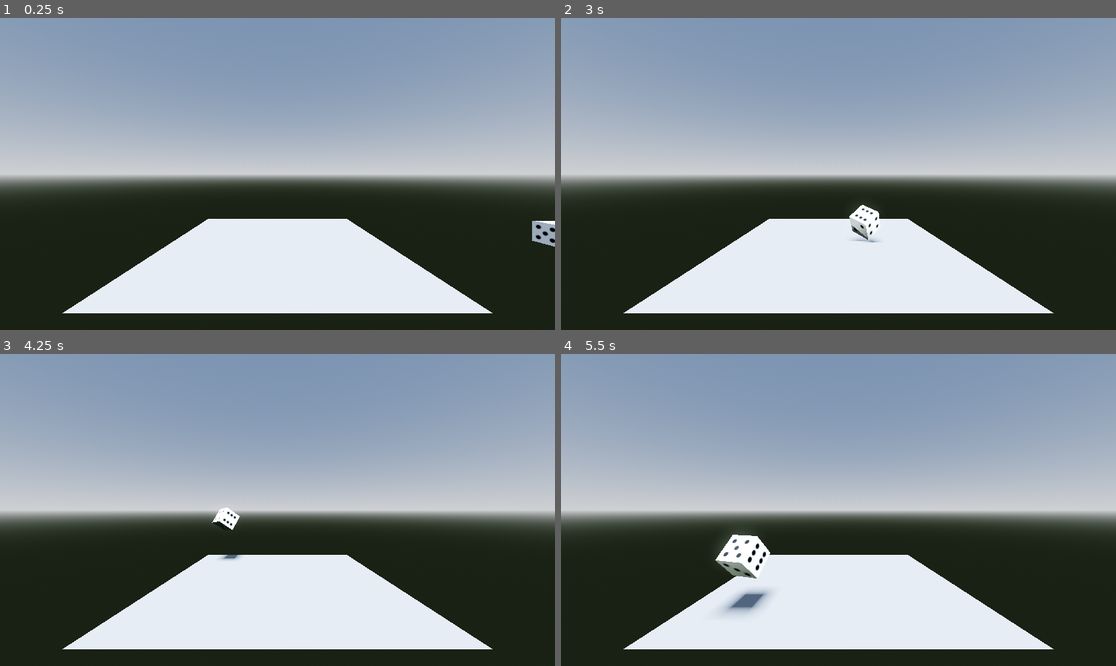
Above: before the commit, frames 1-4 (two rows, left to right).
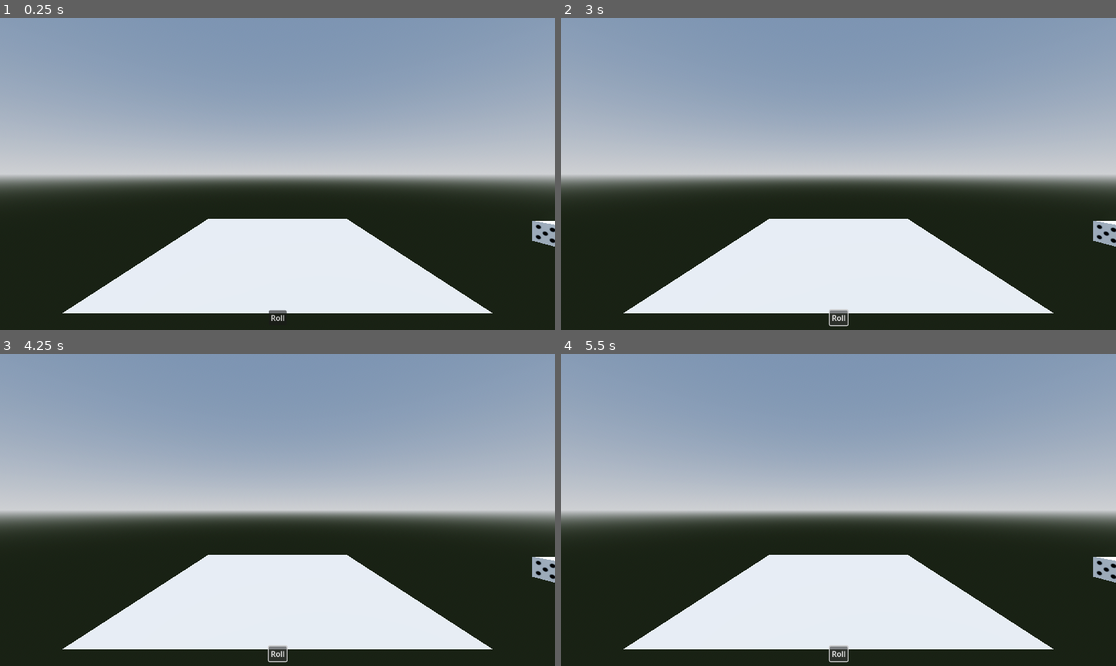
Above: after the commit, the same moments.

Repository: danbulant/programovani-kostky
Game: Godot game, scene res://main.tscn
The game is run twice, just before and just after one commit, with the same random seed, the same clock (stepped at 60 frames per second) and the same inputs.
Inputs (mouse positions are in pixels of both pictures, inside the frame that each line leads up to):
- Up to frame 1 (0.25 s): no input
- Up to frame 2 (3 s): click (838, 317) at 0.5 s, where only the run after the commit has a clickable "Roll"; click (838, 317) at 1.25 s, where only the run after the commit has a clickable "Roll"; click (838, 317) at 2 s, where only the run after the commit has a clickable "Roll"; tap Enter (ui_accept) at 2.75 s; hold Enter (ui_accept) from 2.78 s (still down)
- Up to frame 3 (4.25 s): release Enter (ui_accept) at 3.53 s; tap Enter (ui_accept) at 3.6, 3.77, 4.07 s
- Up to frame 4 (5.5 s): hold Enter (ui_accept) 4.28-5.03 s; tap Enter (ui_accept) at 5.1, 5.27 s

The runs differ from the first frame. In frame 1, less than 0.1% of the frame differs, in the area x 48-52%, y 93-98%; in frame 2, 0.8%; in frame 3, 0.7%; in frame 4, 1.8%, in the area x 27-100%, y 57-99%.

Commit message:
progress

Diff:
--- a/dice.gd
+++ b/dice.gd
@@ -4,7 +4,9 @@
 @export var start_marker: Marker3D
 
 func random_throw() -> void:
-	global_position = start_marker.global_transform.origin
+	var position_variation = .01
+	var position_jitter = Vector3(randf_range(-position_variation, position_variation), randf_range(-position_variation, position_variation), randf_range(-position_variation, position_variation))
+	global_position = start_marker.global_transform.origin + position_jitter
 	linear_velocity = Vector3(0, 0, 0)
 	angular_velocity = Vector3(0, 0, 0)
 	var lateral_variation = .04
--- a/main.gd
+++ b/main.gd
@@ -1,16 +1,40 @@
 extends Node3D
 
-@onready var dice: Dice = $dice1
+@onready var dice1: Dice = $dice1
+@onready var dice2: Dice = $dice2
+@onready var camera: Camera3D = $Camera3D
+@onready var camera_start: Marker3D = $CameraPositionDefault
+@onready var ui: Ui = $Ui
+
+enum GameState {
+	START,
+	THROWING_START,
+	THROWING,
+	THROWN
+}
+
+var state: GameState = GameState.START
 
 func _ready() -> void:
 	pass
 
 func _process(_delta: float) -> void:
-	pass
+	if (!dice1.can_be_thrown() or !dice2.can_be_thrown()) and state == GameState.THROWING_START:
+		state = GameState.THROWING
+	if dice1.can_be_thrown() and dice2.can_be_thrown() and state == GameState.THROWING:
+		state = GameState.THROWN
+		var avg_position = (dice1.global_transform.origin + dice2.global_transform.origin) / 2
+		var diff = dice1.global_position - dice2.global_position
+		camera.global_position = avg_position + Vector3.UP * (diff.length())
+		camera.look_at(avg_position, Vector3.FORWARD)
 
-func _unhandled_input(event: InputEvent) -> void:
-	if event.is_action_pressed("ui_accept"):
-		dice.random_throw()
+func throw_dice() -> void:
+	if dice1.can_be_thrown() and dice2.can_be_thrown():
+		dice1.random_throw()
+		dice2.random_throw()
+		state = GameState.THROWING_START
+		reset_camera()
 
-func _on_dice_1_sleeping_state_changed() -> void:
-	pass
+func reset_camera() -> void:
+	camera.global_transform.origin = camera_start.global_transform.origin
+	camera.global_transform.basis = camera_start.global_transform.basis
--- a/main.tscn
+++ b/main.tscn
@@ -1,8 +1,9 @@
-[gd_scene load_steps=13 format=3 uid="uid://bxphc5t7er28i"]
+[gd_scene load_steps=14 format=3 uid="uid://bxphc5t7er28i"]
 
 [ext_resource type="Script" path="res://main.gd" id="1_h1pkq"]
 [ext_resource type="ArrayMesh" uid="uid://6ygsl6phockr" path="res://dice.res" id="1_qesf4"]
 [ext_resource type="Script" path="res://dice.gd" id="2_jh75e"]
+[ext_resource type="PackedScene" uid="uid://c8jkqtbqtg7ub" path="res://ui.tscn" id="4_80via"]
 
 [sub_resource type="PhysicsMaterial" id="PhysicsMaterial_kmncl"]
 bounce = 0.06
@@ -42,7 +43,7 @@
 script = ExtResource("1_h1pkq")
 
 [node name="dice1" type="RigidBody3D" parent="." node_paths=PackedStringArray("start_marker")]
-transform = Transform3D(1, 0, 0, 0, 1, 0, 0, 0, 1, 1.31759, 0.217006, 0.0105869)
+transform = Transform3D(1, 0, 0, 0, 1, 0, 0, 0, 1, 1.57225, 0.217006, 0.0105869)
 mass = 0.1
 physics_material_override = SubResource("PhysicsMaterial_kmncl")
 continuous_cd = true
@@ -55,6 +56,22 @@
 skeleton = NodePath("../..")
 
 [node name="CollisionShape3D" type="CollisionShape3D" parent="dice1"]
+shape = SubResource("BoxShape3D_jujds")
+
+[node name="dice2" type="RigidBody3D" parent="." node_paths=PackedStringArray("start_marker")]
+transform = Transform3D(1, 0, 0, 0, 1, 0, 0, 0, 1, 1.31759, 0.217006, 0.0105869)
+mass = 0.1
+physics_material_override = SubResource("PhysicsMaterial_kmncl")
+continuous_cd = true
+script = ExtResource("2_jh75e")
+start_marker = NodePath("../DiceThrowStart")
+
+[node name="MeshInstance3D" type="MeshInstance3D" parent="dice2"]
+transform = Transform3D(0.05, 0, 0, 0, 0.05, 0, 0, 0, 0.05, 0, 0, 0)
+mesh = ExtResource("1_qesf4")
+skeleton = NodePath("../..")
+
+[node name="CollisionShape3D" type="CollisionShape3D" parent="dice2"]
 shape = SubResource("BoxShape3D_jujds")
 
 [node name="CSGMesh3D" type="CSGMesh3D" parent="."]
@@ -99,6 +116,9 @@
 current = true
 near = 0.003
 
+[node name="CameraPositionDefault" type="Marker3D" parent="."]
+transform = Transform3D(1, 0, 0, 0, 1, 0, 0, 0, 1, 0, 0.323323, 0.972071)
+
 [node name="WorldEnvironment" type="WorldEnvironment" parent="."]
 environment = SubResource("Environment_rm3d5")
 camera_attributes = SubResource("CameraAttributesPractical_i6kyw")
@@ -106,8 +126,9 @@
 [node name="DirectionalLight3D" type="DirectionalLight3D" parent="."]
 transform = Transform3D(1, 0, 0, 0, 0.751874, 0.659306, 0, -0.659306, 0.751874, 0, 1.52296, 0)
 shadow_enabled = true
+directional_shadow_max_distance = 10.0
 
 [node name="DiceThrowStart" type="Marker3D" parent="."]
 transform = Transform3D(1, 0, 0, 0, 1, 0, 0, 0, 1, 0.408271, 0.326392, 0)
 
-[connection signal="sleeping_state_changed" from="dice1" to="." method="_on_dice_1_sleeping_state_changed"]
+[node name="Ui" parent="." instance=ExtResource("4_80via")]
--- /dev/null
+++ b/ui.gd
@@ -0,0 +1,8 @@
+extends Control
+
+class_name Ui
+
+signal roll_pressed
+
+func _on_roll_button_pressed() -> void:
+	roll_pressed.emit()
--- /dev/null
+++ b/ui.tscn
@@ -0,0 +1,39 @@
+[gd_scene load_steps=4 format=3 uid="uid://c8jkqtbqtg7ub"]
+
+[ext_resource type="Script" path="res://ui.gd" id="1_qipxr"]
+
+[sub_resource type="InputEventKey" id="InputEventKey_6n7ot"]
+device = -1
+keycode = 32
+unicode = 32
+
+[sub_resource type="Shortcut" id="Shortcut_0osx3"]
+events = [SubResource("InputEventKey_6n7ot")]
+
+[node name="Ui" type="Control"]
+layout_mode = 3
+anchors_preset = 15
+anchor_right = 1.0
+anchor_bottom = 1.0
+grow_horizontal = 2
+grow_vertical = 2
+script = ExtResource("1_qipxr")
+
+[node name="roll button" type="Button" parent="."]
+layout_mode = 1
+anchors_preset = 7
+anchor_left = 0.5
+anchor_top = 1.0
+anchor_right = 0.5
+anchor_bottom = 1.0
+offset_left = -18.0
+offset_top = -41.0
+offset_right = 19.0
+offset_bottom = -10.0
+grow_horizontal = 2
+grow_vertical = 0
+tooltip_text = "Click or press space to roll dice"
+shortcut = SubResource("Shortcut_0osx3")
+text = "Roll"
+
+[connection signal="pressed" from="roll button" to="." method="_on_roll_button_pressed"]
